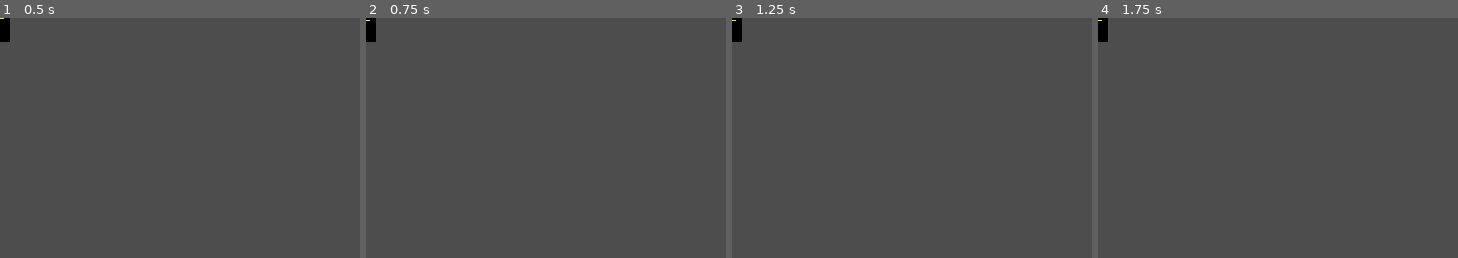
Above: before the commit, frames 1-4 (left to right).
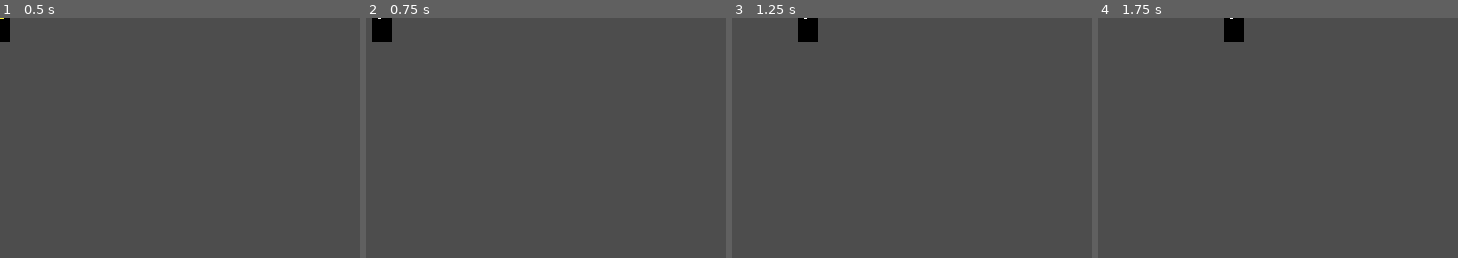
Above: after the commit, the same moments.

Repository: frog-in-jar-productions/MusicBulletHell
Game: Godot game, scene res://player.tscn
Same seed, same stepped clock (60 frames per second), same inputs: the game is played once before the commit and once after it.
Inputs:
- Up to frame 1 (0.5 s): no input
- Up to frame 2 (0.75 s): tap Enter (ui_accept) at 0.5 s; hold D (move_right) from 0.53 s (still down)
- Up to frame 3 (1.25 s): keep holding D (move_right); tap Enter (ui_accept) at 0.77 s
- Up to frame 4 (1.75 s): keep holding D (move_right); tap Enter (ui_accept) at 1.52 s
The pictures show only the part of the screen within x 0-50%, y 0-50%; the shares and areas given below are measured in that part.

Frame 1 is identical in both runs. In frame 2, 0.6% of the frame differs, in the area x 0-8%, y 0-10%; in frame 3, 0.8%, in the area x 0-24%, y 0-10%; in frame 4, 0.8%.
Error before the commit: Parse Error: Identifier "input_vector" not declared in the current scope. (res://player.gd:29)

Commit message:
new movement system and animation system
a bit buggy, diagonals dont work super well and the mirroring of directions didnt work either, probably need to make assets for those directions instead of flipping original ones

Diff:
--- a/player.gd
+++ b/player.gd
@@ -1,3 +1,6 @@
+#need to create new sprites for directions as mirroring didnt work?
+
+
 extends CharacterBody2D
 
 
@@ -5,7 +8,7 @@
 const FRICTION = 500
 const MAX_SPEED = 120
 
-enum {IDLE, RUN}
+enum {IDLE, MOVE}
 var state = IDLE
 
 @onready var animationTree = $AnimationTree
@@ -18,22 +21,37 @@
 ]
 var animTree_state_keys = [
 	"idle",
-	"run"
+	"move"
 ]
 
 func _physics_process(delta):
-	pass
+	move(delta)
+	animate()
 
 func move(delta):
-	var inpute_vector = Input.get_vector("move_left", "move_right", "move_up", "move_down")
+	var input_vector = Input.get_vector("move_left", "move_right", "move_up", "move_down") #, "move_up_left", "move_up_right", "move_down_left", "move_down_right"
 	if input_vector == Vector2.ZERO:
 		state = IDLE
+		apply_friction(FRICTION * delta)
 	else:
-		state = RUN
-
+		state = MOVE
+		apply_movement(input_vector * ACCELERATION * delta)
 		blend_position = input_vector
 	move_and_slide()
 
+func apply_friction(amount) -> void:
+	if velocity.length() > amount:
+		velocity -= velocity.normalized() * amount
+	else:
+		velocity = Vector2.ZERO
+
+func apply_movement(amount) -> void:
+	velocity += amount
+	velocity = velocity.limit_length(MAX_SPEED)
+
+func animate() -> void:
+	state_machine.travel(animTree_state_keys[state])
+	animationTree.set(blend_pos_paths[state], blend_position)
 
 
 
--- a/player.tscn
+++ b/player.tscn
@@ -971,7 +971,7 @@
 blend_point_7/pos = Vector2(1, -1)
 
 [sub_resource type="AnimationNodeBlendTree" id="AnimationNodeBlendTree_tsg3e"]
-graph_offset = Vector2(-178.556, -122.775)
+graph_offset = Vector2(-346.556, 163.988)
 nodes/TimeScale/node = SubResource("AnimationNodeTimeScale_hqywb")
 nodes/TimeScale/position = Vector2(172.423, 248.77)
 nodes/move_bs2d/node = SubResource("AnimationNodeBlendSpace2D_c1pqo")
@@ -991,7 +991,7 @@
 states/move/node = SubResource("AnimationNodeBlendTree_tsg3e")
 states/move/position = Vector2(383, 172)
 transitions = ["Start", "idle", SubResource("AnimationNodeStateMachineTransition_ohsfi"), "idle", "move", SubResource("AnimationNodeStateMachineTransition_oqas1"), "move", "idle", SubResource("AnimationNodeStateMachineTransition_6jwfu")]
-graph_offset = Vector2(-73, -90)
+graph_offset = Vector2(-197, 129)
 
 [node name="player" type="CharacterBody2D"]
 script = ExtResource("1_6b1on")
